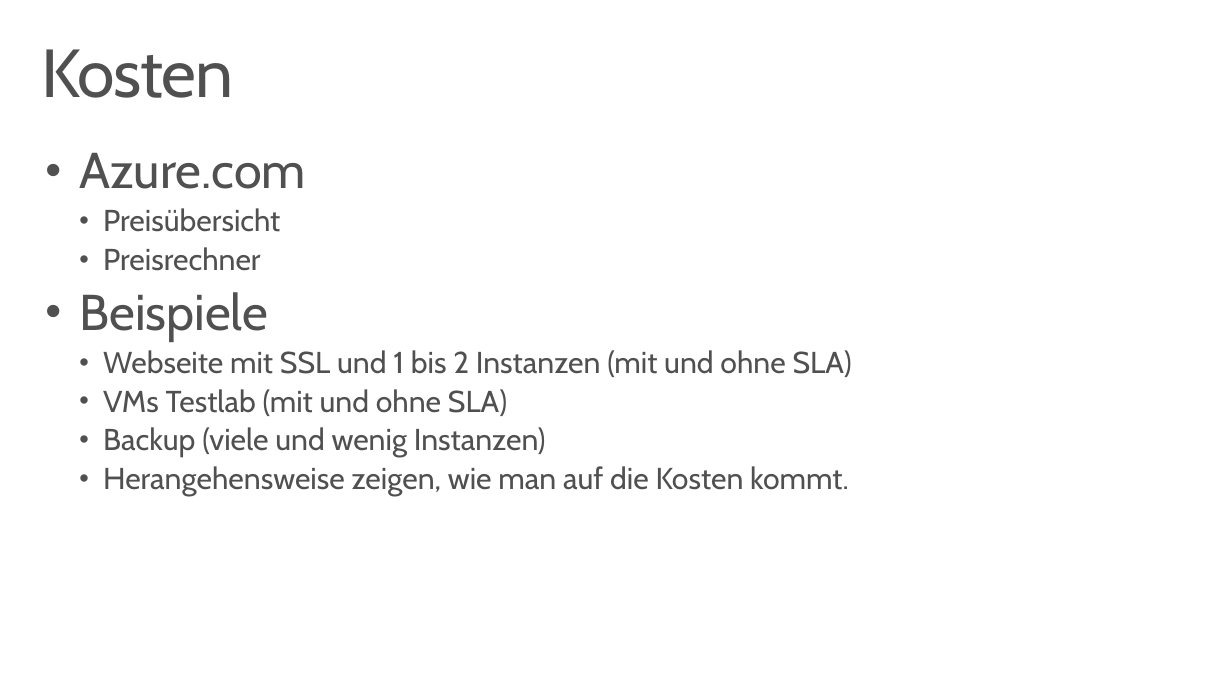
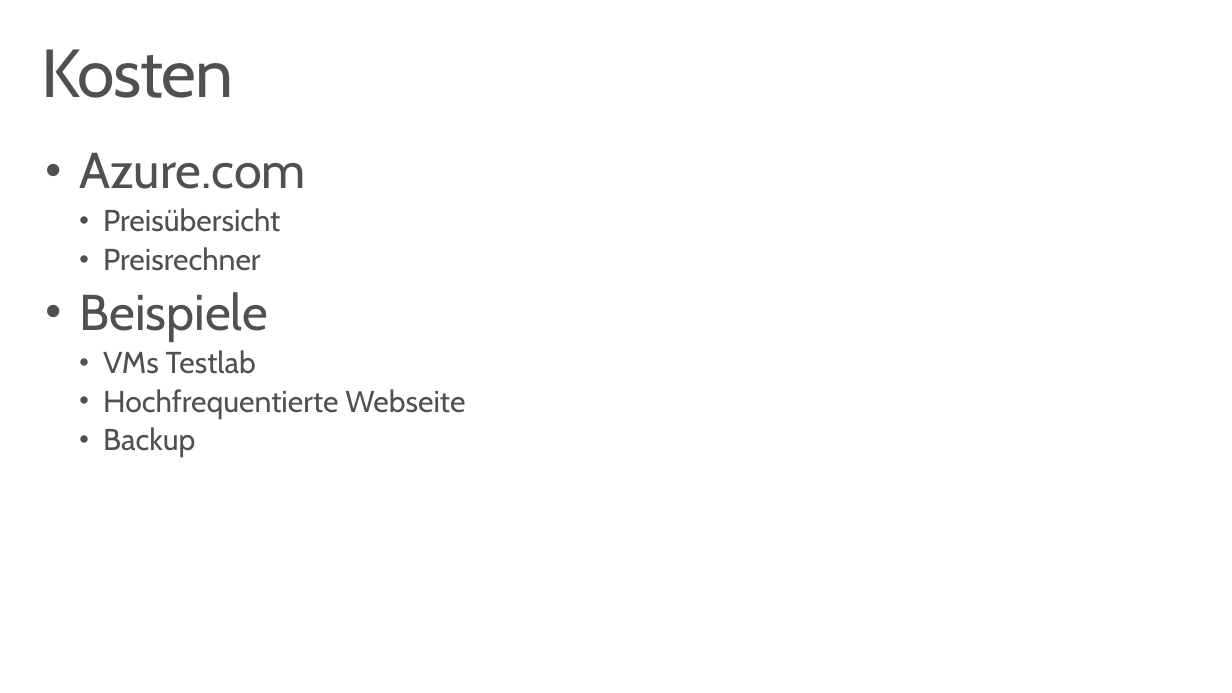
Before and after one commit to pkirch/hybridit15, a slide deck: slide 3 of Modul3/FY16Q2 Azure Kosten & Sicherheit (IT Camp Hybrid IT).pptx. Drawn at 1232x693 pixels with LibreOffice and Linux fonts; fonts in the diff are those of the drawing. Boxes give left, top, right and bottom in pixels: in the first picture for what was removed or moved away, otherwise in the second. Text is boxed around its words. In the diff, an @@ line names an element or a change of style, - is before the commit and + after.

```diff
--- a/Modul3/FY16Q2 Azure Kosten & Sicherheit (IT Camp Hybrid IT).pptx
+++ b/Modul3/FY16Q2 Azure Kosten & Sicherheit (IT Camp Hybrid IT).pptx
@@ text at (x1=103, y1=350, x2=465, y2=458): text changed @@
-  • Webseite mit SSL und 1 bis 2 Instanzen (mit und ohne SLA)
-  • VMs Testlab (mit und ohne SLA)
-  • Backup (viele und wenig Instanzen)
-  • Herangehensweise zeigen, wie man auf die Kosten kommt.
+  • VMs Testlab
+  • Hochfrequentierte Webseite
+  • Backup
```
Also in this commit, not shown: 2 other slides changed, 1 slide removed.
